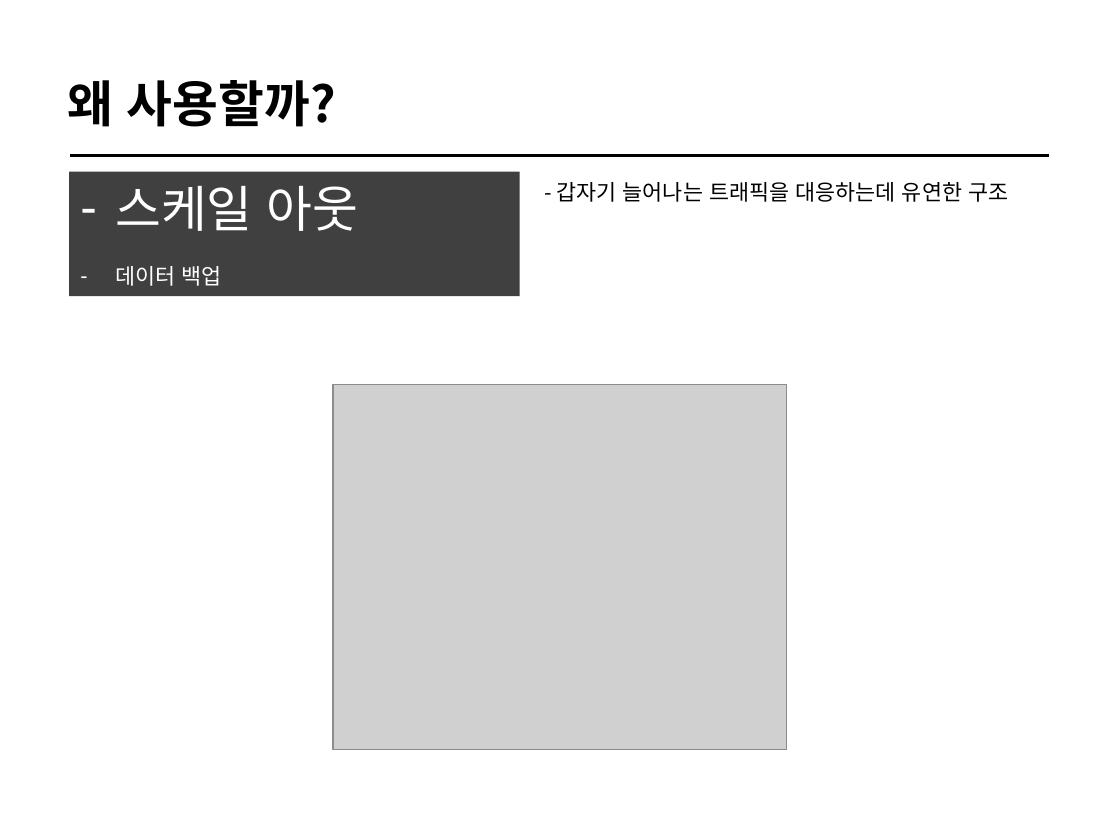
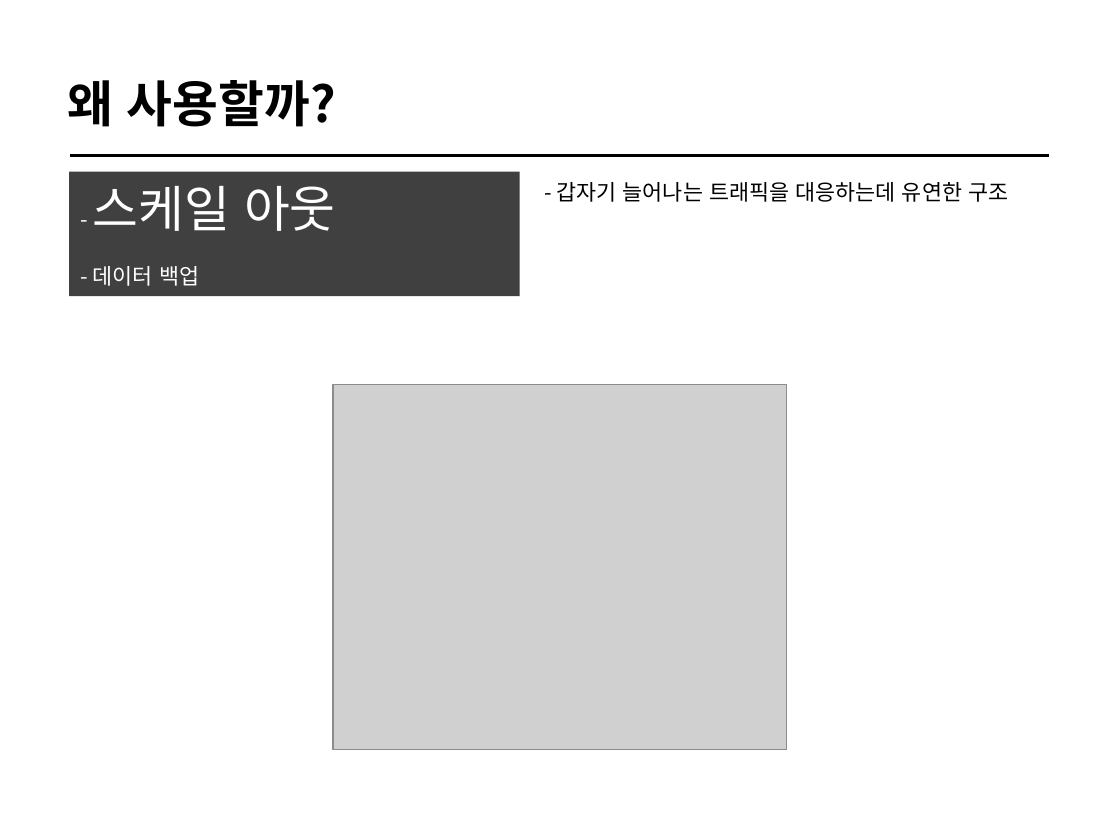
Before and after one commit to cs-study-org/cs-study, a slide deck: slide 12 of 23/yongki/Availability&Replication.pptx (slide 5 before the commit). Drawn at 1120x840 pixels with LibreOffice and Linux fonts; fonts in the diff are those of the drawing; grey boxes stand for pictures. Boxes give left, top, right and bottom in pixels: in the first picture for what was removed or moved away, otherwise in the second. Text is boxed around its words. In the diff, an @@ line names an element or a change of style, - is before the commit and + after.

```diff
--- a/23/yongki/Availability&Replication.pptx
+++ b/23/yongki/Availability&Replication.pptx
@@ text in rectangle at (x1=93, y1=186, x2=336, y2=286): text changed; size 32 to 14 pt @@
-– 스케일 아웃
-– 데이터 백업
+- 스케일 아웃
+- 데이터 백업
```
Also in this commit, not shown: 5 other slides changed, 9 slides added, 1 other file.
